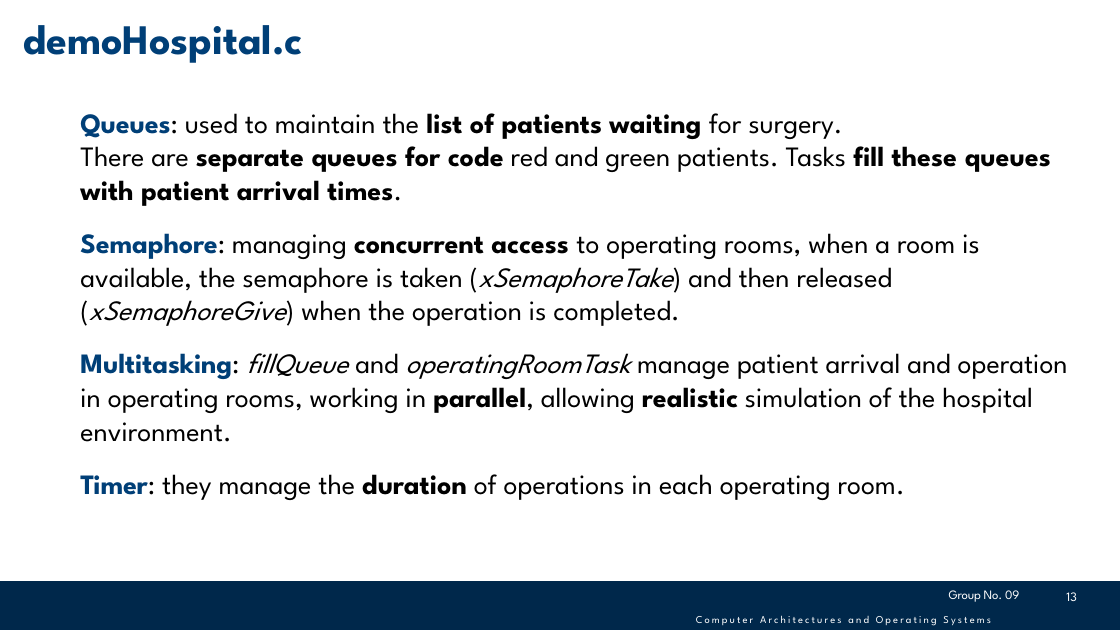
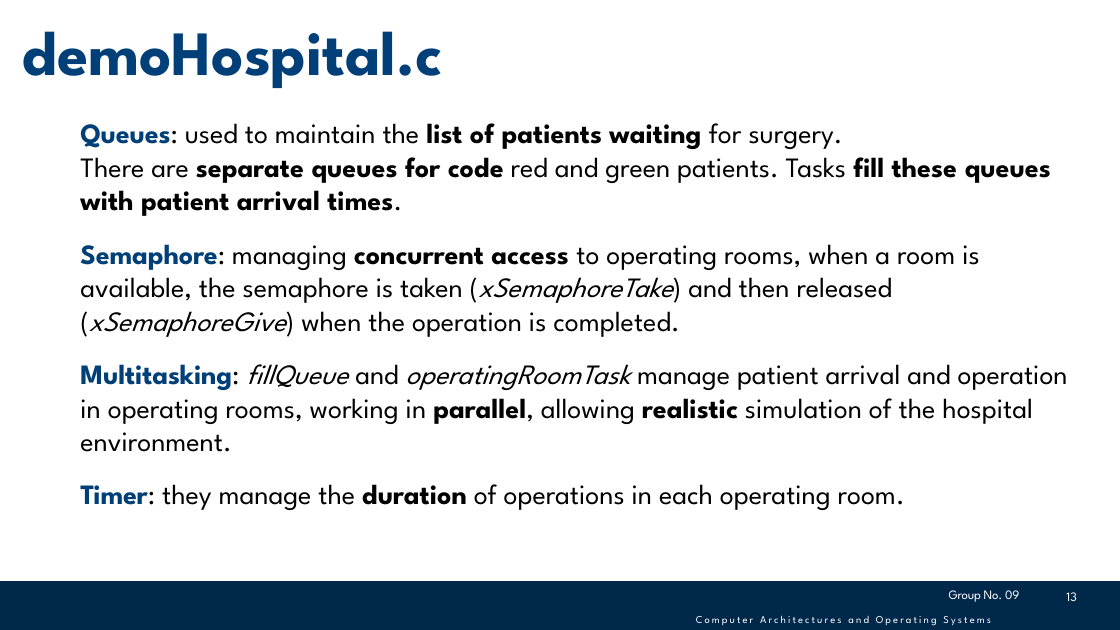
Before and after one commit to giovannidemaria/Polito-FreeRTOS-exploration, a slide deck: slide 13 of Documentation/HaclOSsim - Group09.pptx. Drawn at 1120x630 pixels with LibreOffice and Linux fonts; fonts in the diff are those of the drawing; background and template pictures are left out. Boxes give left, top, right and bottom in pixels: in the first picture for what was removed or moved away, otherwise in the second. Text is boxed around its words. In the diff, an @@ line names an element or a change of style, - is before the commit and + after.

Commit message:
Updated Presentation

```diff
--- a/Documentation/HaclOSsim - Group09.pptx
+++ b/Documentation/HaclOSsim - Group09.pptx
@@ title "demoHospital.c" at <box>22,31,442,88</box>: size 36 to 54 pt; indent changed; line spacing 1 to 39.8pt; more space between paragraphs @@
@@ text "Queues: used to maintain the ...": place and size @@
-text "Queues: used to maintain the ..." at <box>80,113,1068,500</box>
+text "Queues: used to maintain the ..." at <box>80,123,1068,510</box>
```
Also in this commit, not shown: 1 other file.
